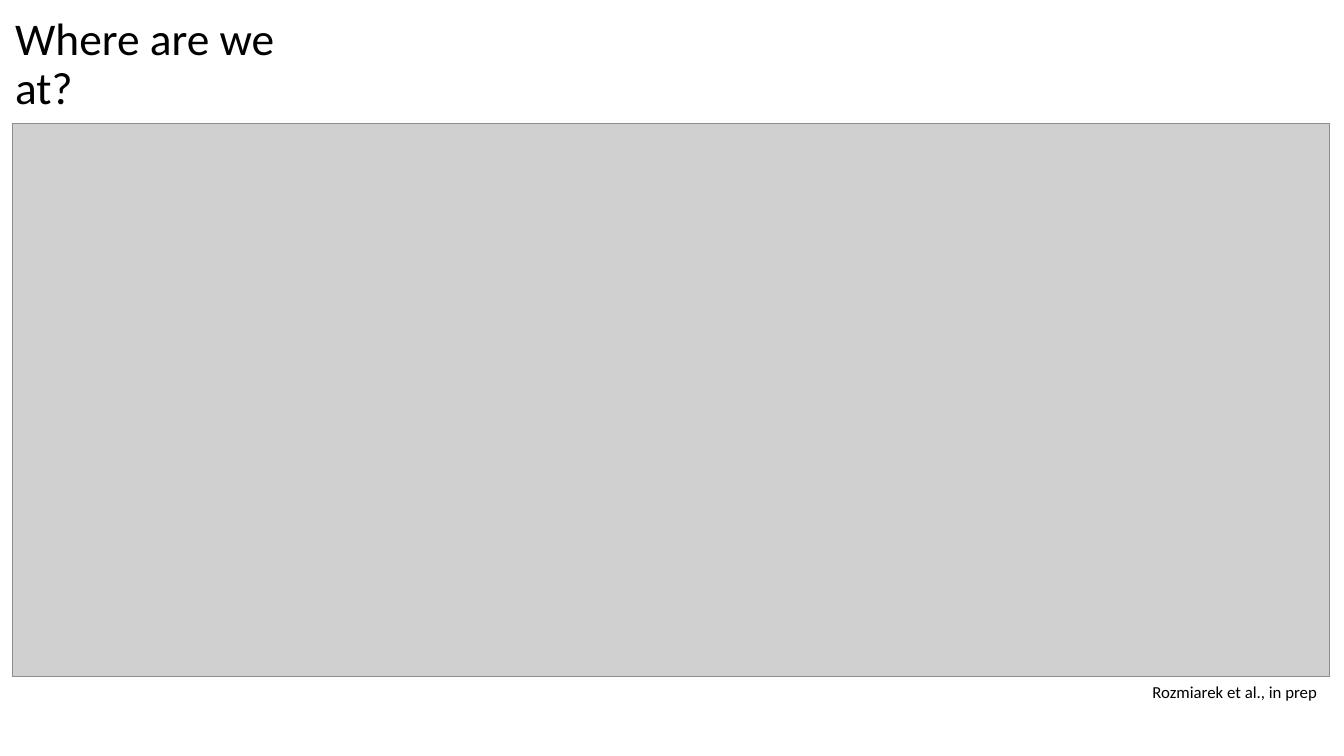
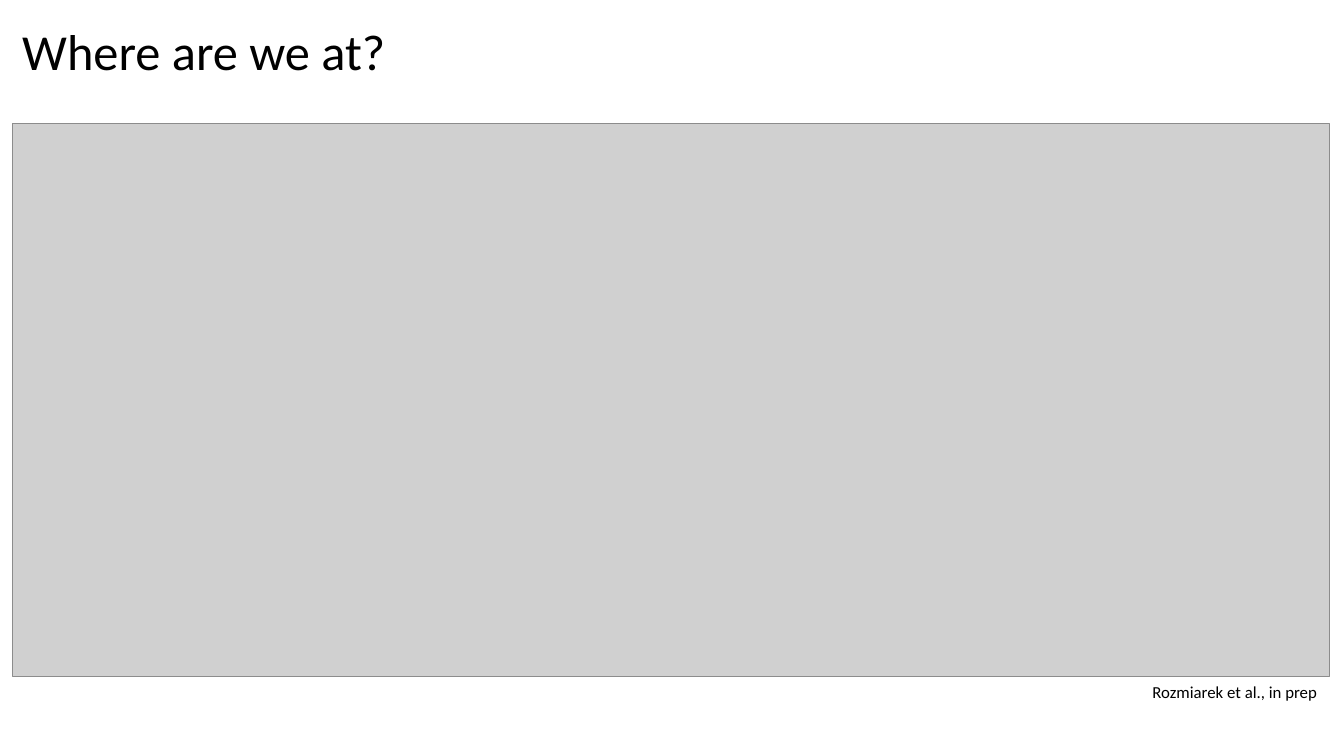
Before and after one commit to KevRozmiarek/2020_stable_isotope_project_Kevin_Rozmiarek, a slide deck: slide 3 of Paper_presentation_KSR.pptx. Drawn at 1344x756 pixels with LibreOffice and Linux fonts; fonts in the diff are those of the drawing; grey boxes stand for pictures. Boxes give left, top, right and bottom in pixels: in the first picture for what was removed or moved away, otherwise in the second. Text is boxed around its words. In the diff, an @@ line names an element or a change of style, - is before the commit and + after.

```diff
--- a/Paper_presentation_KSR.pptx
+++ b/Paper_presentation_KSR.pptx
@@ title "Where are we at?": place and size @@
-title "Where are we at?" at box(15, 23, 275, 105)
+title "Where are we at?" at box(22, 35, 385, 71)
@@ title "Where are we at?" at box(22, 35, 385, 71): size 32.4 to 36 pt @@
```
Also in this commit, not shown: 6 other slides changed, 1 slide added, 1 slide removed.
